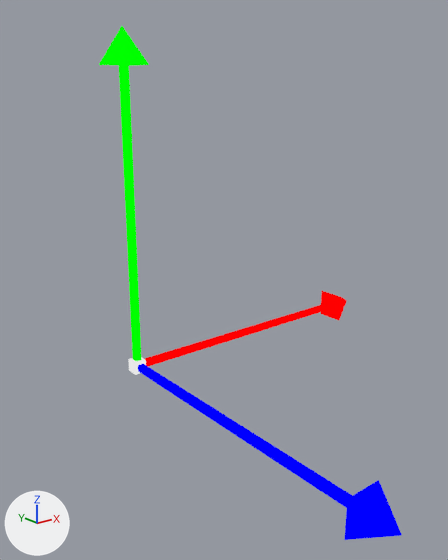
A saved change to the glTF model tools/castle-editor/data/gizmos/translate.glb.
Rendered twice from a camera (50 mm lens) standing at (-0.911, -1.577, 0.846) and looking at (0.157, -0.243, 0.312). Arrows for +X, +Y and +Z are at lower left; the lights stay in place. Where no turn or scale is listed for an object, it has been applied to the vertices.
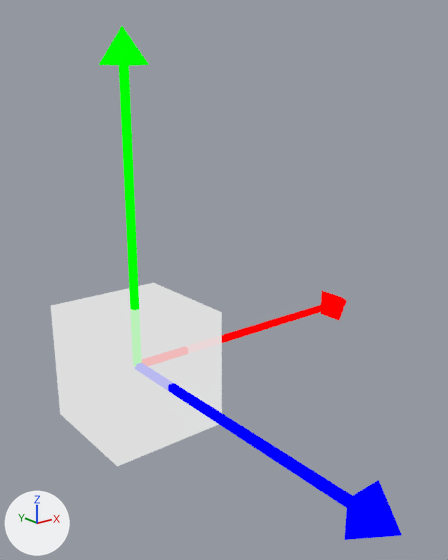
Edits to the scene script, one JSON object a line:
```json
{"op": "set", "path": "ob_cube_003.scale", "old": "(0.02, 0.02, 0.02)", "new": "(0.19, 0.19, 0.19)"}
```

Boxes [x1, y1, x2, y2] around the edits, measured in the pictures (448 x 560 px):
```json
{"object": "Cube.003", "change": "rescaled", "before": [128, 357, 146, 375], "after": [51, 283, 222, 466], "on screen": "805% wider, 868% taller"}
```
